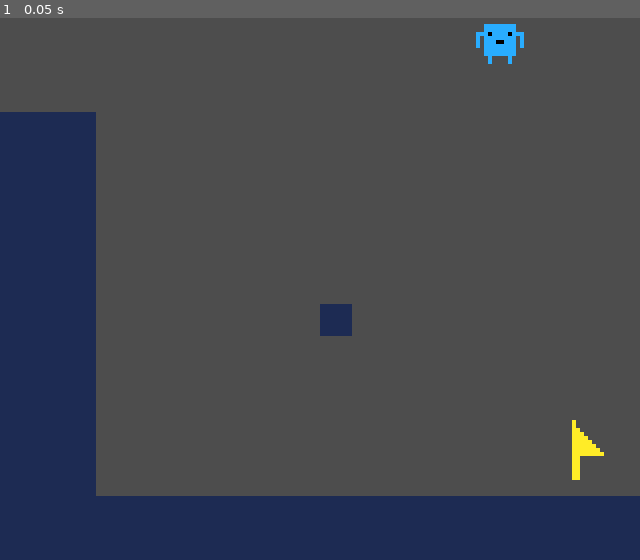
Above: before the commit, frame 1.
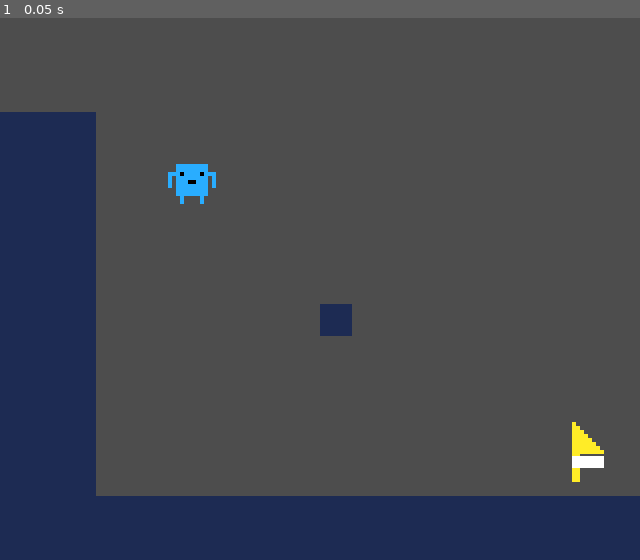
Above: after the commit, the same moment.

Repository: BurrrntToast/ludum-dare-55
Game: Godot game, scene res://scenes/dev stuff/dev_level.tscn
Same seed, same stepped clock (60 frames per second), same inputs: the game is played once before the commit and once after it.
Inputs:
- Up to frame 1 (0.05 s): no input

The runs differ from the first frame. In frame 1, 0.9% of the frame differs, in the area x 26-95%, y 1-86%.
Error in both runs: Invalid operands 'float' and 'Vector2' in operator '+'. (res://entities/guys/guy.gd:33)

Commit message:
added pressure pads
#2

Diff:
--- a/godot-project/entities/guys/guy.gd
+++ b/godot-project/entities/guys/guy.gd
@@ -24,7 +24,7 @@
 func _ready():
 	pick_random_colour()
 
-func _process(delta):
+func _process(_delta):
 
 	if is_on_floor() and !is_active:
 		is_active = true
--- a/godot-project/entities/level flag/flag.gd
+++ b/godot-project/entities/level flag/flag.gd
@@ -1,7 +1,70 @@
-extends Area2D
+extends Node2D
 
 @export var target : String
+@export var plate1_required : bool = false
+@export var plate2_required : bool = false
+@export var plate3_required : bool = false
 
-func _on_area_entered(area):
-	get_tree().change_scene_to_file(target)
+@onready var plate1 = $Plate1
+@onready var plate2 = $Plate2
+@onready var plate3 = $Plate3
+
+@onready var plate1_collision = $Plate1/Plate1Collision
+@onready var plate2_collision = $Plate2/Plate2Collision
+@onready var plate3_collision = $Plate3/Plate3Collision
+
+var plate1_active : bool = false
+var plate2_active : bool = false
+var plate3_active : bool = false
+
+var flag_active : bool = false
+
+func _ready():
+	if !plate1_required:
+		plate1_active = true
+		plate1.hide()
+		plate1_collision.set_deferred("disabled", true)
+
+	if !plate2_required:
+		plate2_active = true
+		plate2.hide()
+		plate2_collision.set_deferred("disabled", true)
+
+	if !plate3_required:
+		plate3_active = true
+		plate3.hide()
+		plate3_collision.set_deferred("disabled", true)
+
+	should_flag_be_active()
+
+func should_flag_be_active():
+	if plate1_active and plate2_active and plate3_active:
+		flag_active = true
+
+func _on_area_2d_area_entered(_area):
+	pass#get_tree().change_scene_to_file(target)
 	# replace later with scene transition and stuff
+
+func _on_plate_1_area_entered(_area):
+	should_flag_be_active()
+	plate1_active = true
+
+func _on_plate_1_area_exited(_area):
+	should_flag_be_active()
+	plate1_active = false
+
+func _on_plate_2_area_entered(_area):
+	should_flag_be_active()
+	plate2_active = true
+
+func _on_plate_2_area_exited(_area):
+	should_flag_be_active()
+	plate2_active = false
+
+func _on_plate_3_area_entered(_area):
+	should_flag_be_active()
+	plate3_active = true
+
+func _on_plate_3_area_exited(_area):
+	should_flag_be_active()
+	plate3_active = false
--- a/godot-project/entities/level flag/flag.tscn
+++ b/godot-project/entities/level flag/flag.tscn
@@ -1,19 +1,67 @@
-[gd_scene load_steps=4 format=3 uid="uid://cyd5t8xs3rsh6"]
+[gd_scene load_steps=8 format=3 uid="uid://cyd5t8xs3rsh6"]
 
 [ext_resource type="Texture2D" uid="uid://cm74mfjam5tcf" path="res://resources/textures/flag.png" id="1_67hj0"]
 [ext_resource type="Script" path="res://entities/level flag/flag.gd" id="1_viiou"]
+[ext_resource type="Texture2D" uid="uid://dqegt8np8yatp" path="res://resources/textures/plate-up.png" id="3_qjcxb"]
 
 [sub_resource type="RectangleShape2D" id="RectangleShape2D_rhlni"]
 size = Vector2(10, 16)
 
-[node name="Flag" type="Area2D"]
+[sub_resource type="RectangleShape2D" id="RectangleShape2D_djxba"]
+size = Vector2(8, 3)
+
+[sub_resource type="RectangleShape2D" id="RectangleShape2D_h0vp5"]
+size = Vector2(8, 3)
+
+[sub_resource type="RectangleShape2D" id="RectangleShape2D_imw55"]
+size = Vector2(8, 3)
+
+[node name="Flag" type="Node2D"]
 script = ExtResource("1_viiou")
 
-[node name="CollisionShape2D" type="CollisionShape2D" parent="."]
-shape = SubResource("RectangleShape2D_rhlni")
-
-[node name="Sprite2D" type="Sprite2D" parent="."]
+[node name="FlagSprite" type="Sprite2D" parent="."]
 self_modulate = Color(1, 0.92549, 0.152941, 1)
 texture = ExtResource("1_67hj0")
 
-[connection signal="area_entered" from="." to="." method="_on_area_entered"]
+[node name="Area2D" type="Area2D" parent="." groups=["flag"]]
+
+[node name="CollisionShape2D" type="CollisionShape2D" parent="Area2D"]
+shape = SubResource("RectangleShape2D_rhlni")
+
+[node name="Plate1" type="Area2D" parent="."]
+
+[node name="Plate1Sprite" type="Sprite2D" parent="Plate1"]
+texture = ExtResource("3_qjcxb")
+
+[node name="Plate1Collision" type="CollisionShape2D" parent="Plate1"]
+visible = false
+position = Vector2(0, 2.5)
+shape = SubResource("RectangleShape2D_djxba")
+
+[node name="Plate2" type="Area2D" parent="."]
+
+[node name="Plate2Sprite" type="Sprite2D" parent="Plate2"]
+texture = ExtResource("3_qjcxb")
+
+[node name="Plate2Collision" type="CollisionShape2D" parent="Plate2"]
+visible = false
+position = Vector2(0, 2.5)
+shape = SubResource("RectangleShape2D_h0vp5")
+
+[node name="Plate3" type="Area2D" parent="."]
+
+[node name="Plate3Sprite" type="Sprite2D" parent="Plate3"]
+texture = ExtResource("3_qjcxb")
+
+[node name="Plate3Collision" type="CollisionShape2D" parent="Plate3"]
+visible = false
+position = Vector2(0, 2.5)
+shape = SubResource("RectangleShape2D_imw55")
+
+[connection signal="area_entered" from="Area2D" to="." method="_on_area_2d_area_entered"]
+[connection signal="area_entered" from="Plate1" to="." method="_on_plate_1_area_entered"]
+[connection signal="area_exited" from="Plate1" to="." method="_on_plate_1_area_exited"]
+[connection signal="area_entered" from="Plate2" to="." method="_on_plate_2_area_entered"]
+[connection signal="area_exited" from="Plate2" to="." method="_on_plate_2_area_exited"]
+[connection signal="area_entered" from="Plate3" to="." method="_on_plate_3_area_entered"]
+[connection signal="area_exited" from="Plate3" to="." method="_on_plate_3_area_exited"]
--- a/godot-project/project.godot
+++ b/godot-project/project.godot
@@ -18,7 +18,7 @@
 [autoload]
 
 GlobalScript="*res://scripts/global script/global_script.tscn"
-SoundManager="*res://scenes/sound manager/sound_manager.gd"
+SoundManager="*res://scenes/sound manager/sound_manager.tscn"
 
 [display]
 
@@ -26,7 +26,7 @@
 window/size/viewport_height=160
 window/size/window_width_override=640
 window/size/window_height_override=640
-window/stretch/mode="viewport"
+window/stretch/mode="canvas_items"
 
 [file_customization]
 
--- a/godot-project/scenes/dev stuff/dev_level.tscn
+++ b/godot-project/scenes/dev stuff/dev_level.tscn
@@ -26,7 +26,7 @@
 [node name="PlayerHolder" type="Node2D" parent="."]
 
 [node name="GuySpawnPos" type="Marker2D" parent="PlayerHolder"]
-position = Vector2(125, 28)
+position = Vector2(48, 63)
 
 [node name="ShellHolder" type="Node2D" parent="."]
 
@@ -41,3 +41,4 @@
 [node name="Flag" parent="." instance=ExtResource("5_irt18")]
 position = Vector2(147, 133)
 target = "res://scenes/dev stuff/dev_level2.tscn"
+plate1_required = true
--- a/godot-project/scenes/dev stuff/dev_level2.tscn
+++ b/godot-project/scenes/dev stuff/dev_level2.tscn
@@ -1,13 +1,12 @@
-[gd_scene load_steps=8 format=3 uid="uid://bbfh3vl6tp3rx"]
+[gd_scene load_steps=7 format=3 uid="uid://dej75ch3f7l1t"]
 
-[ext_resource type="Script" path="res://scenes/dev stuff/dev_level.gd" id="1_lva0m"]
-[ext_resource type="Texture2D" uid="uid://lnasehkylpjn" path="res://resources/textures/8x8.png" id="2_h8qn0"]
-[ext_resource type="PackedScene" uid="uid://cuq3w1clum66o" path="res://entities/guys/guy1.tscn" id="3_vvlqm"]
-[ext_resource type="Texture2D" uid="uid://bjmavdja4jcw4" path="res://resources/pico-8-extended.png" id="4_eesun"]
-[ext_resource type="PackedScene" uid="uid://cyd5t8xs3rsh6" path="res://entities/level flag/flag.tscn" id="5_2v7kr"]
+[ext_resource type="Script" path="res://scenes/dev stuff/dev_level.gd" id="1_45owy"]
+[ext_resource type="PackedScene" uid="uid://bv4b4w17u8whi" path="res://scenes/background/background.tscn" id="2_b0olt"]
+[ext_resource type="Texture2D" uid="uid://lnasehkylpjn" path="res://resources/textures/8x8.png" id="3_j4uen"]
+[ext_resource type="PackedScene" uid="uid://cyd5t8xs3rsh6" path="res://entities/level flag/flag.tscn" id="4_lq653"]
 
 [sub_resource type="TileSetAtlasSource" id="TileSetAtlasSource_n408k"]
-texture = ExtResource("2_h8qn0")
+texture = ExtResource("3_j4uen")
 texture_region_size = Vector2i(8, 8)
 0:0/0 = 0
 0:0/0/physics_layer_0/linear_velocity = Vector2(0, 0)
@@ -20,24 +19,26 @@
 sources/0 = SubResource("TileSetAtlasSource_n408k")
 
 [node name="DevLevel" type="Node2D"]
-script = ExtResource("1_lva0m")
+script = ExtResource("1_45owy")
+
+[node name="Background" parent="." instance=ExtResource("2_b0olt")]
+
+[node name="PlayerHolder" type="Node2D" parent="."]
+
+[node name="GuySpawnPos" type="Marker2D" parent="PlayerHolder"]
+position = Vector2(48, 63)
+
+[node name="ShellHolder" type="Node2D" parent="."]
+
+[node name="SpikeHolder" type="Node2D" parent="."]
 
 [node name="TileMap" type="TileMap" parent="."]
 modulate = Color(0.113725, 0.168627, 0.32549, 1)
 tile_set = SubResource("TileSet_auysc")
 format = 2
-layer_0/tile_data = PackedInt32Array(1245203, 0, 0, 1179667, …(535 unchanged characters)… 5189, 0, 0, 1245188, 0, 0, 1245187, 0, 0)
+layer_0/tile_data = PackedInt32Array(1245203, 0, 0, 1179667, …(535 unchanged characters)… 5189, 0, 0, 1245188, 0, 0, 1245187, 0, 0, 1114112, 0, 0, 1114113, 0, 0, 1048577, 0, 0, 1048578, 0, 0, 983041, 0, 0, 983040, 0, 0, 917504, 0, 0, 851968, 0, 0, 786432, 0, 0, 720896, 0, 0, 655360, 0, 0, 589824, 0, 0, 524288, 0, 0, 458752, 0, 0, 393216, 0, 0, 1048576, 0, 0, 917505, 0, 0, 851969, 0, 0, 786433, 0, 0, 720897, 0, 0, 655361, 0, 0, 589825, 0, 0, 524289, 0, 0, 458753, 0, 0, 393217, 0, 0, 393218, 0, 0, 458754, 0, 0, 524290, 0, 0, 589826, 0, 0, 655362, 0, 0, 720898, 0, 0, 786434, 0, 0, 851970, 0, 0, 917506, 0, 0, 983042, 0, 0, 1114114, 0, 0, 786442, 0, 0)
 
-[node name="Player" parent="." instance=ExtResource("3_vvlqm")]
-position = Vector2(7, 23)
-time_to_descent_time = 0.3
-
-[node name="Pico-8-extended" type="Sprite2D" parent="."]
-position = Vector2(89, -13)
-texture = ExtResource("4_eesun")
-
-[node name="ShellHolder" type="Node2D" parent="."]
-
-[node name="Flag" parent="." instance=ExtResource("5_2v7kr")]
-position = Vector2(82, 134)
-target = "res://scenes/dev stuff/dev_level.tscn"
+[node name="Flag" parent="." instance=ExtResource("4_lq653")]
+position = Vector2(147, 133)
+target = "res://scenes/dev stuff/dev_level2.tscn"
+plate1_required = true
--- a/godot-project/scenes/sound manager/sound_manager.tscn
+++ b/godot-project/scenes/sound manager/sound_manager.tscn
@@ -1,7 +1,8 @@
-[gd_scene load_steps=3 format=3 uid="uid://b10bbhpnjoish"]
+[gd_scene load_steps=4 format=3 uid="uid://b10bbhpnjoish"]
 
 [ext_resource type="Script" path="res://scenes/sound manager/sound_manager.gd" id="1_0uuo7"]
 [ext_resource type="AudioStream" uid="uid://dn8wjvou15ilr" path="res://resources/sounds/explosion.wav" id="2_lxjgs"]
+[ext_resource type="AudioStream" uid="uid://bhb0edo6p26nk" path="res://resources/sounds/jump.wav" id="3_bca0u"]
 
 [node name="SoundManager" type="Node2D"]
 script = ExtResource("1_0uuo7")
@@ -14,4 +15,6 @@
 bus = &"SFX"
 
 [node name="JumpSound" type="AudioStreamPlayer" parent="PlayerSounds"]
+stream = ExtResource("3_bca0u")
+volume_db = -18.0
 bus = &"SFX"
Binary file added: godot-project/resources/textures/plate-up.png
Not shown, added: godot-project/resources/textures/plate-up.png.import
